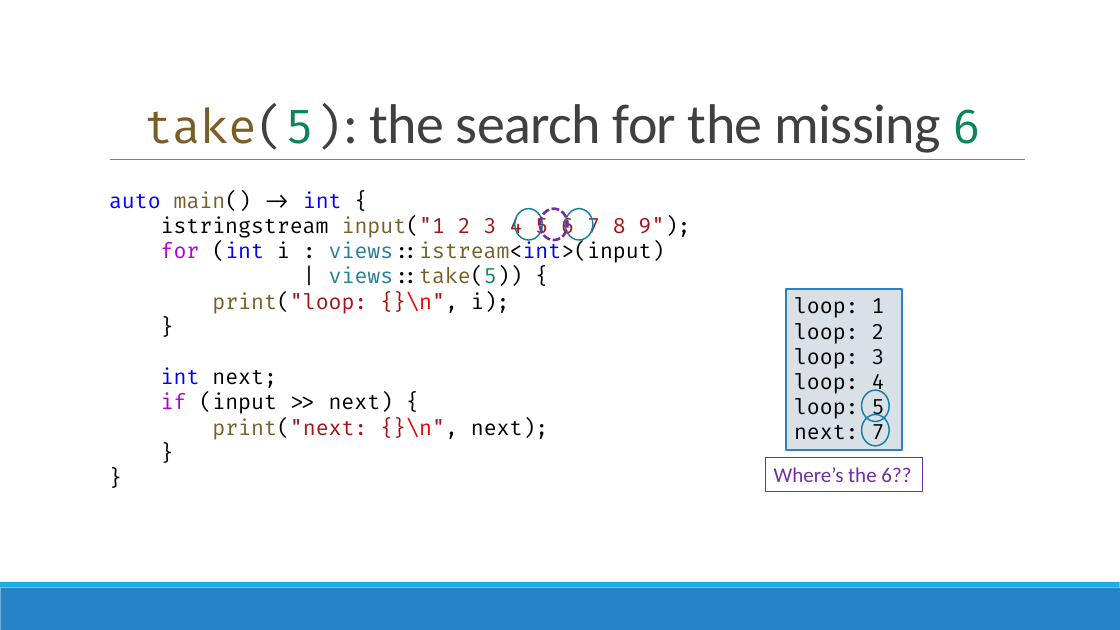
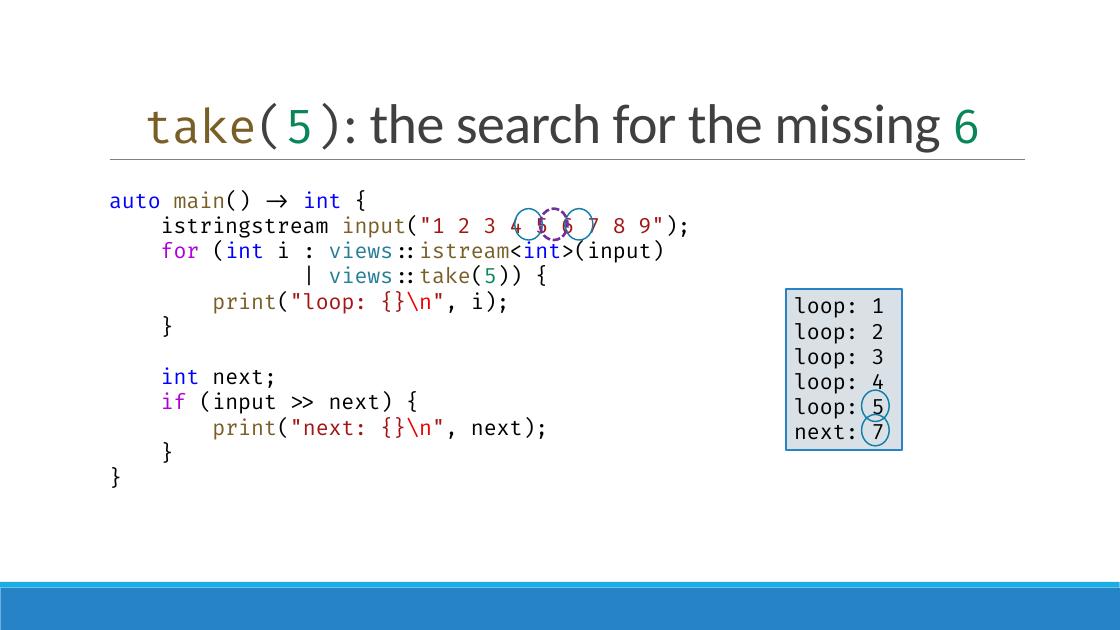
Before and after one commit to brevzin/cpp_proposals, a slide deck: slide 16 of talks/202305_cppnow/take(5).pptx (slide 13 before the commit). Drawn at 1120x630 pixels with LibreOffice and Linux fonts; fonts in the diff are those of the drawing. Boxes give left, top, right and bottom in pixels: in the first picture for what was removed or moved away, otherwise in the second. Text is boxed around its words. In the diff, an @@ line names an element or a change of style, - is before the commit and + after.

```diff
--- a/talks/202305_cppnow/take(5).pptx
+++ b/talks/202305_cppnow/take(5).pptx
@@ rectangle removed at box(765, 458, 922, 492) @@
-Where’s the 6??
```
Also in this commit, not shown: 5 other slides changed, 26 slides added, 4 slides removed.
